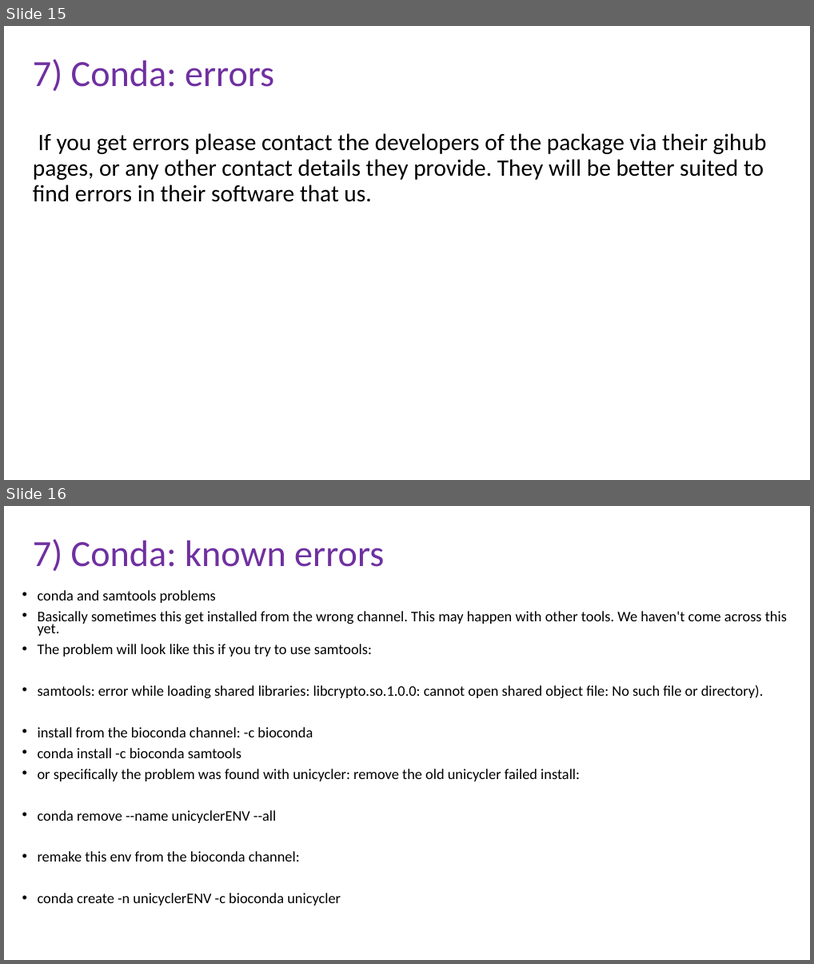
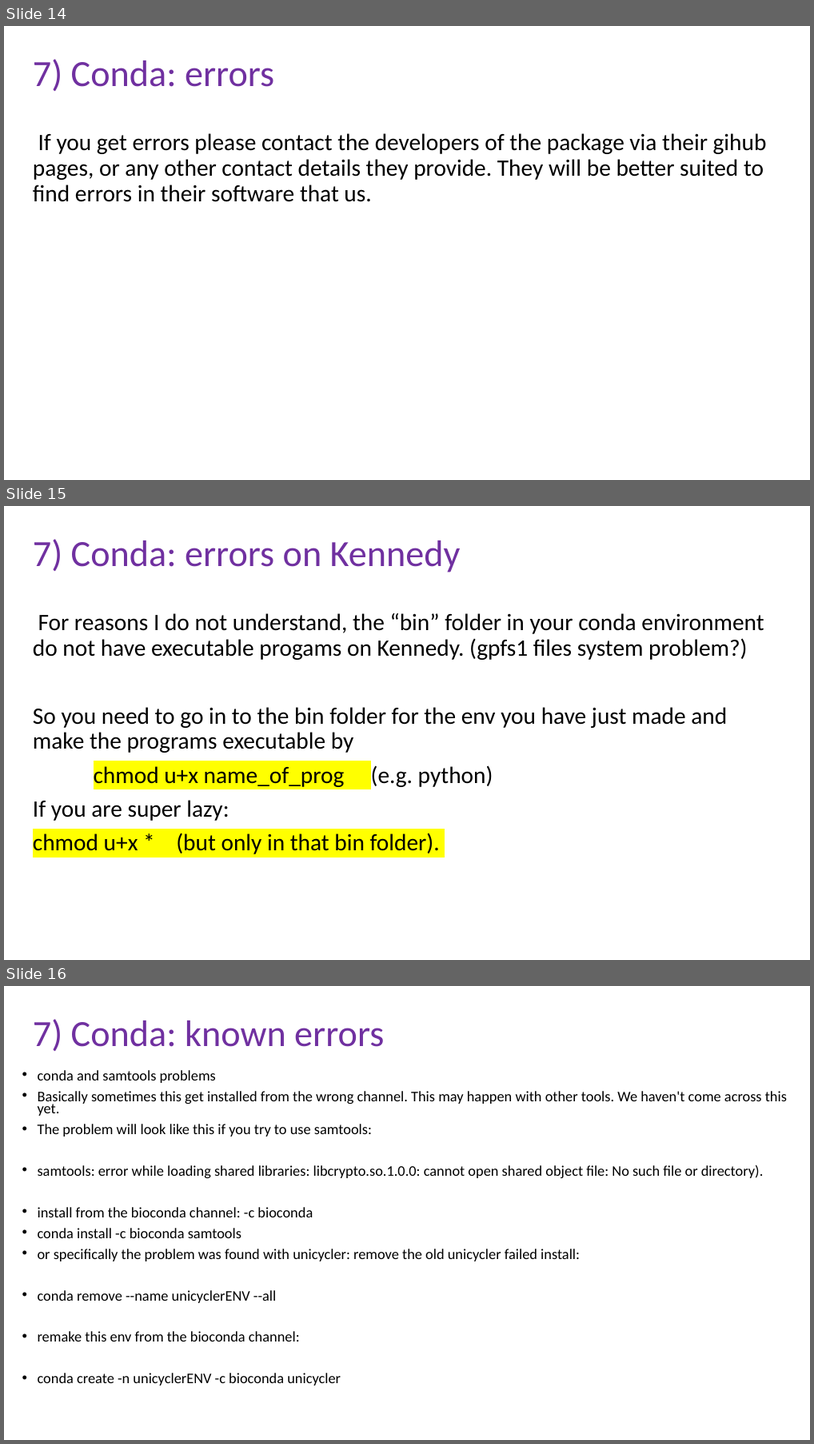
Before and after one commit to peterthorpe5/Msc_Digital_Health, a slide deck: powerpoint/7_Conda.pptx. Shown one above the other, each under a label of ours: slides 15 and 16 before the commit, slides 14, 15 and 16 after it. The pictures are 814x964 and 814x1444 pixels, drawn with LibreOffice and Linux fonts; fonts in the diff are those of the drawing. Boxes give left, top, right and bottom in pixels: in the first picture for what was removed or moved away, otherwise in the second. Text is boxed around its words. In the diff, an @@ line names an element or a change of style, - is before the commit and + after.

Commit message:
kennedy updates

```diff
--- a/powerpoint/7_Conda.pptx
+++ b/powerpoint/7_Conda.pptx
@@ slide 15 added at <box>4,506,810,960</box>, background #FFFFFF @@
@@ title added at <box>33,539,461,572</box>, 44 pt, text #7030A0 @@
+7) Conda: errors on Kennedy
@@ text added at <box>33,613,764,854</box>, 28 pt, text #000000 @@
+For reasons I do not understand, the “bin” folder in your conda environment do not have executable progams on Kennedy. (gpfs1 files system problem?)
+So you need to go in to the bin folder for the env you have just made and make the programs executable by
+chmod u+x name_of_prog (e.g. python)
+If you are super lazy:
+chmod u+x * (but only in that bin folder).
@@ what was slide 15 is now slide 14 @@
```
Also in this commit, not shown: 1 slide changed, 1 slide removed, 5 other files.
